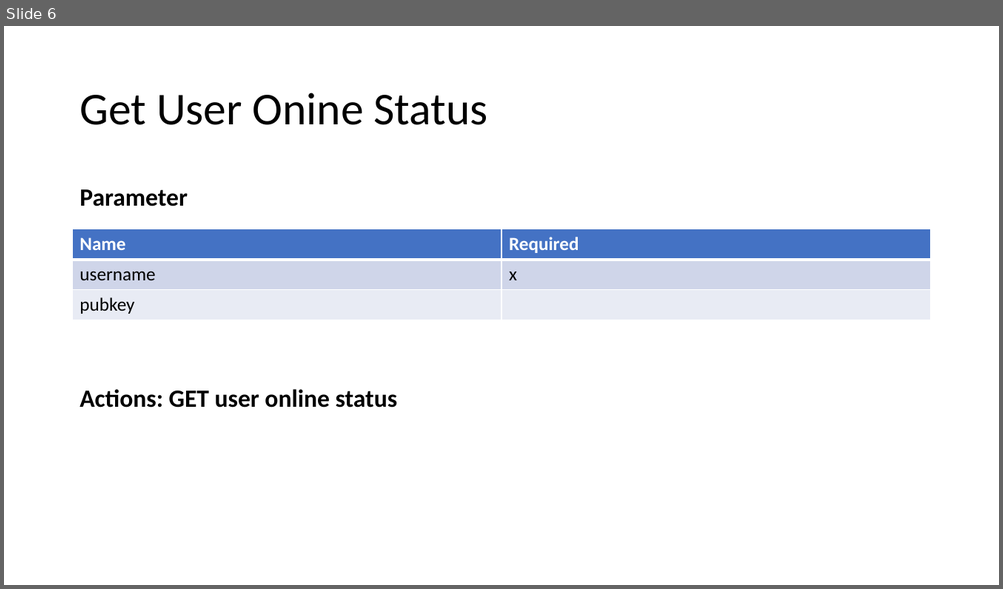
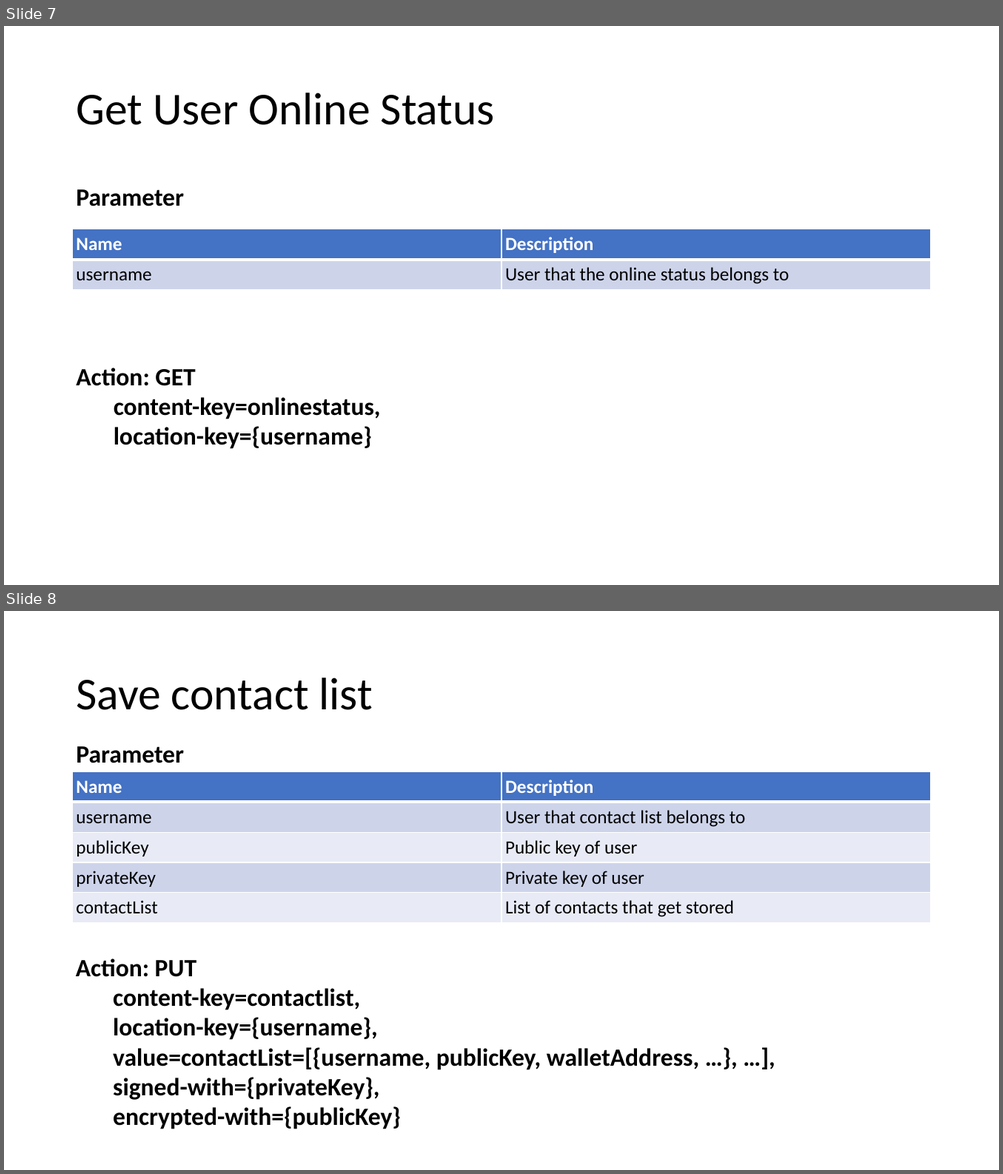
Before and after one commit to lexli8888/DSA-chat, a slide deck: presentation/Challenge Task HS 2018.pptx. Shown one above the other, each under a label of ours: slide 6 before the commit, slides 7 and 8 after it. The pictures are 1003x589 and 1003x1174 pixels, drawn with LibreOffice and Linux fonts; fonts in the diff are those of the drawing. Boxes give left, top, right and bottom in pixels: in the first picture for what was removed or moved away, otherwise in the second. Text is boxed around its words. In the diff, an @@ line names an element or a change of style, - is before the commit and + after.

```diff
--- a/presentation/Challenge Task HS 2018.pptx
+++ b/presentation/Challenge Task HS 2018.pptx
@@ slide 8 added at [4, 611, 999, 1170], background #FFFFFF @@
@@ title added at [76, 678, 373, 710], 44 pt, text #000000 @@
+Save contact list
@@ text added at [76, 746, 184, 763], 24 pt, text #000000, bold @@
+Parameter
@@ table added at [73, 772, 930, 954], 5 rows, 2 columns @@
+Name | Description
+username | User that contact list belongs to
+publicKey | Public key of user
+privateKey | Private key of user
+contactList | List of contacts that get stored
@@ text added at [76, 959, 699, 1130], 24 pt, text #000000, bold @@
+Action: PUT
+  content-key=contactlist,
+  location-key={username},
+  value=contactList=[{username, publicKey, walletAddress, …}, …],
+  signed-with={privateKey},
+  encrypted-with={publicKey}
@@ what was slide 6 is now slide 7 @@
@@ slide 7 changed as well @@
@@ title at [76, 93, 495, 125]: text changed @@
-Get User Onine Status
+Get User Online Status
@@ text "Parameter": place and size @@
-text "Parameter" at [79, 190, 188, 207]
+text "Parameter" at [76, 190, 184, 207]
@@ table at [73, 230, 930, 321] @@
-row 1: Name | Required
-row 2: username | x
-row 3: pubkey | 
+row 1: Name | Description
+row 2: username | User that the online status belongs to
@@ text added at [76, 368, 381, 449], 24 pt, text #000000, bold @@
+Action: GET
+  content-key=onlinestatus,
+  location-key={username}
@@ text removed at [79, 389, 398, 408] @@
-Actions: GET user online status
```
Also in this commit, not shown: 5 other slides changed, 7 other slides added, 7 slides removed.
